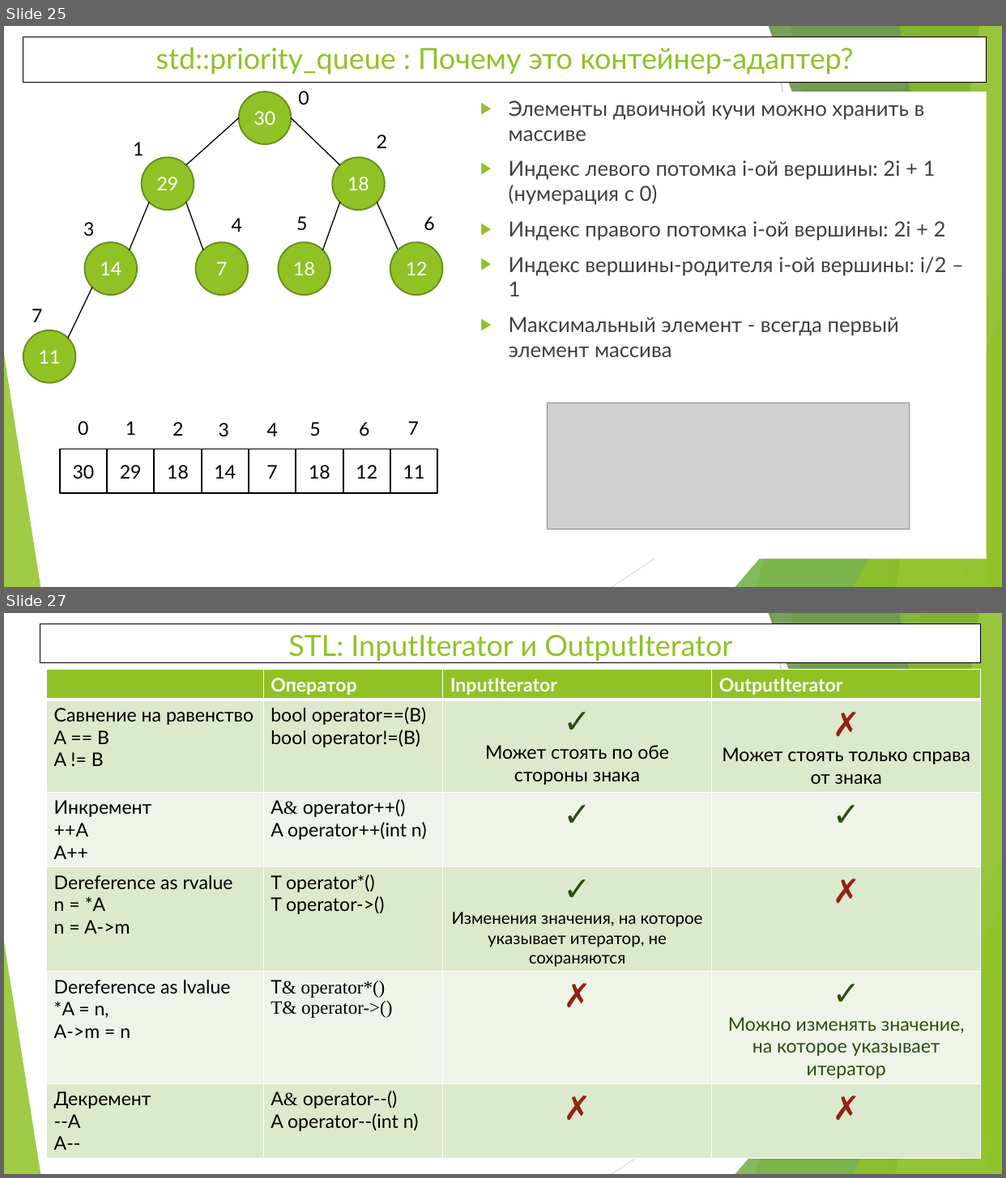
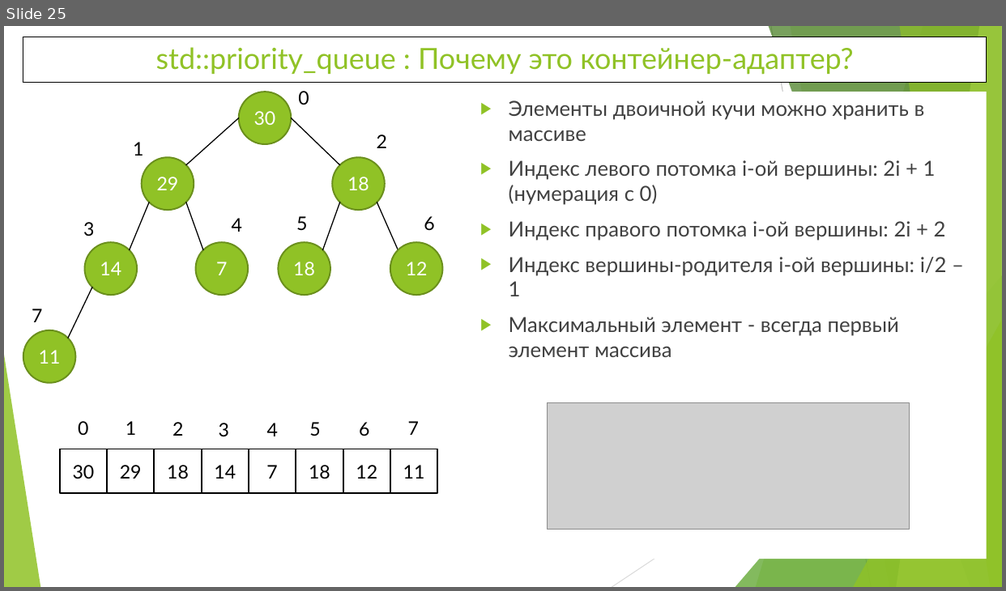
Before and after one commit to WhiteCatStudies/lectures, a slide deck: lecture1/lecture1.pptx. Shown one above the other, each under a label of ours: slides 25 and 27 before the commit, slide 25 after it; the slides between them are not shown. The pictures are 1006x1178 and 1006x591 pixels, drawn with LibreOffice and Linux fonts; fonts in the diff are those of the drawing; grey boxes stand for pictures. Boxes give left, top, right and bottom in pixels: in the first picture for what was removed or moved away, otherwise in the second. Text is boxed around its words. In the diff, an @@ line names an element or a change of style, - is before the commit and + after.

Commit message:
Lectures 2 to 5

```diff
--- a/lecture1/lecture1.pptx
+++ b/lecture1/lecture1.pptx
@@ slide 27 removed at box(4, 613, 1002, 1174), background #FFFFFF; not listed: 10 template elements that a slide beside it also shows @@
@@ rectangle removed at box(40, 624, 981, 662) @@
-STL: InputIterator и OutputIterator
@@ table removed at box(47, 669, 982, 1164), 6 rows, 4 columns @@
- | Оператор | InputIterator | OutputIterator
-Савнение на равенство / A == B / A != B | bool operator==(B) / bool operator!=(B) | ✓ / Может стоять по обе стороны знака | ✗ / Может стоять только справа от знака
-Инкремент / ++A / A++ | A& operator++() / A operator++(int n) | ✓ | ✓
-Dereference as rvalue / n = *A / n = A->m | T operator*() / T operator->() | ✓ / Изменения значения, на которое указывает итератор, не сохраняются | ✗
-Dereference as lvalue / *A = n, / A->m = n | T& operator*() / T& operator->() | ✗ | ✓ / Можно изменять значение, на которое указывает итератор
-Декремент / --A / A-- | A& operator--() / A operator--(int n) | ✗ | ✗
```
Also in this commit, not shown: 2 slides added, 3 other slides removed, 2 other files.
